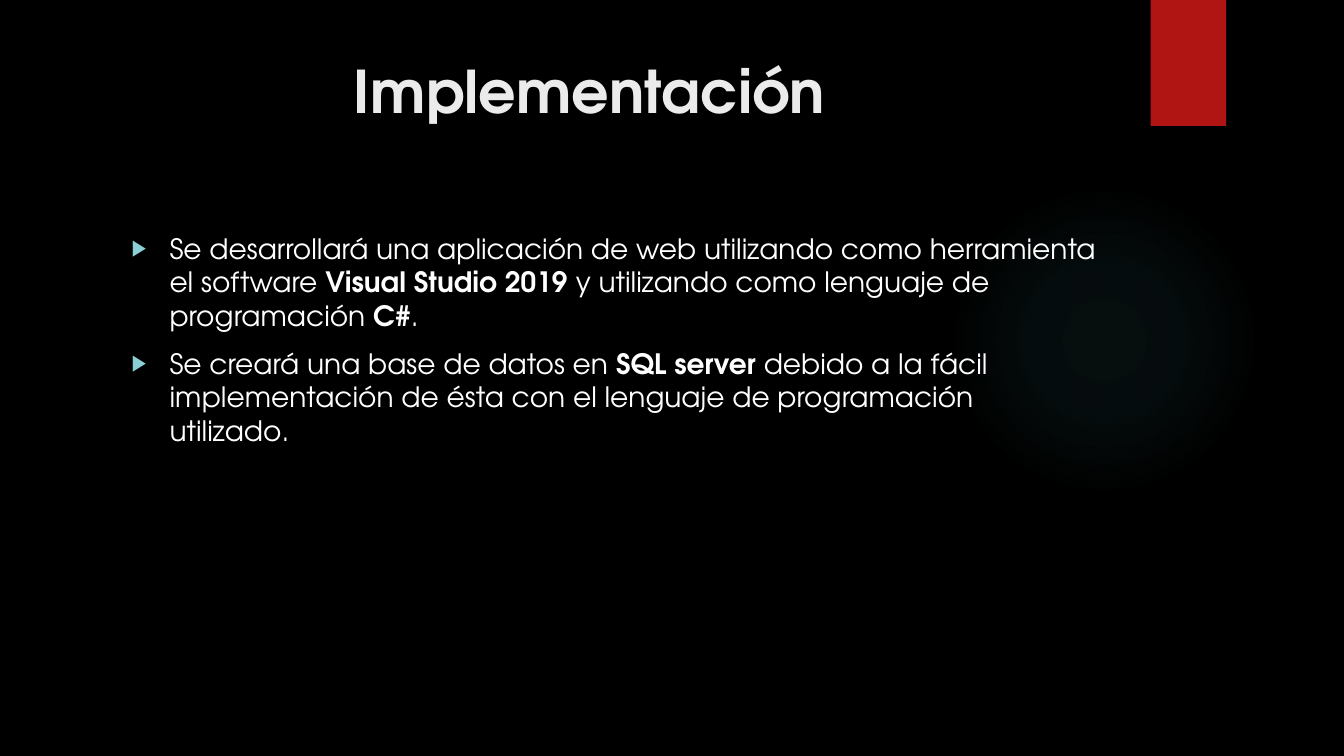
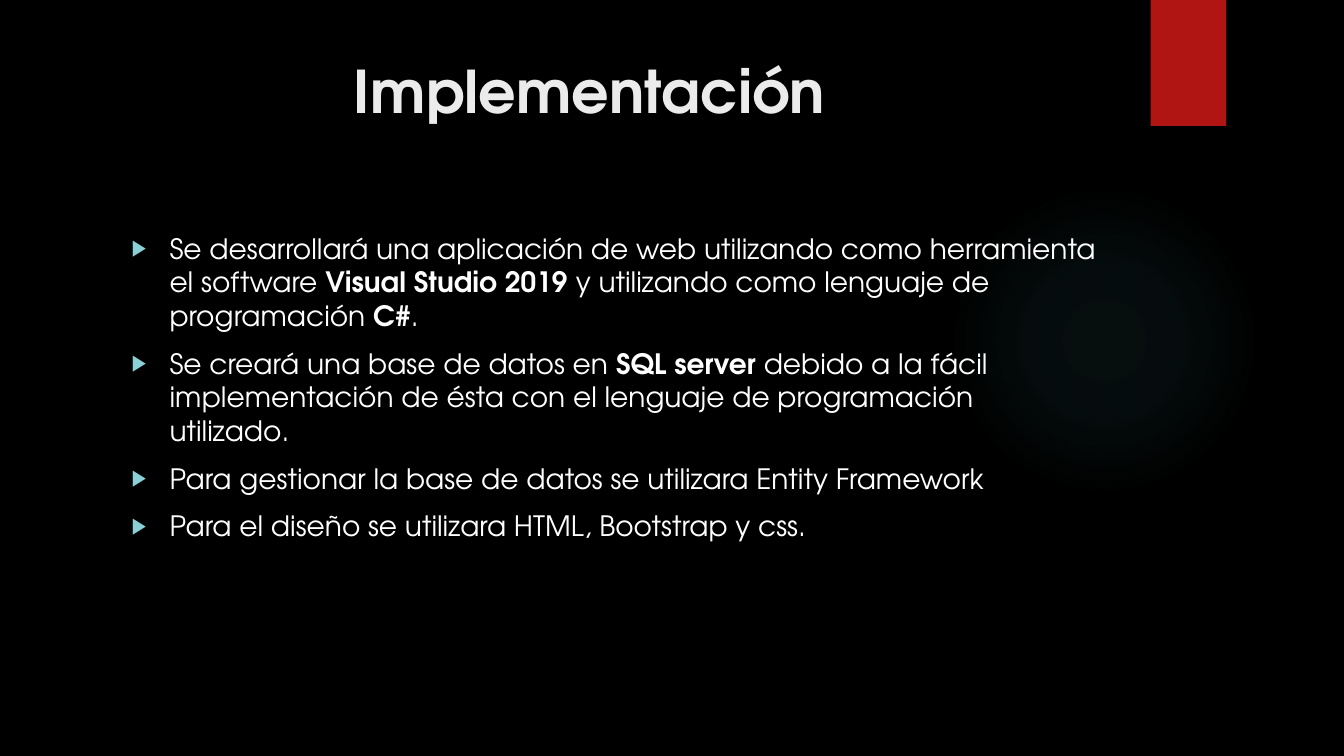
Before and after one commit to JairoVargasGonzalez/Tecno, a slide deck: slide 5 of ProjectoAplicacionesIIReparado/DocumentaciónYVideo/CICLO DE VIDA DEL SOFTWARE.pptx. Drawn at 1344x756 pixels with LibreOffice and Linux fonts; fonts in the diff are those of the drawing; background and template pictures are left out. Boxes give left, top, right and bottom in pixels: in the first picture for what was removed or moved away, otherwise in the second. Text is boxed around its words. In the diff, an @@ line names an element or a change of style, - is before the commit and + after.

```diff
--- a/ProjectoAplicacionesIIReparado/DocumentaciónYVideo/CICLO DE VIDA DEL SOFTWARE.pptx
+++ b/ProjectoAplicacionesIIReparado/DocumentaciónYVideo/CICLO DE VIDA DEL SOFTWARE.pptx
@@ text at bbox=[170, 468, 984, 542]: paragraphs added @@
+▶ Para gestionar la base de datos se utilizara Entity Framework
+▶ Para el diseño se utilizara HTML, Bootstrap y css.
```
Also in this commit, not shown: 5 other slides changed, 6 slides added, 6 slides removed, 3 other files.
